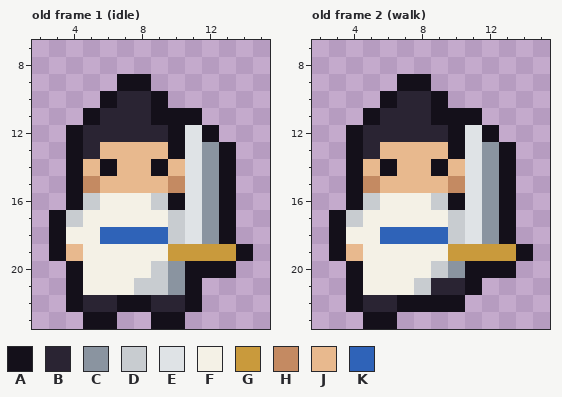
Pixel-art file -- art/bodies/orthodox.aseprite. The picture above was drawn from the file before the commit.
16x24 pixels, 22 frames. Shown: old frame 1 (idle): x 2..15, y 7..23; old frame 2 (walk): x 2..15, y 7..23. The commit also changed other frames, which this record leaves out.
Palette (. is transparent): A #14101a  B #2a2433  C #8a94a0  D #c8ccd0  E #dfe3e6  F #f4f1e6  G #c99a3c  H #c48a62  J #e8b98e  K #2f63b8
Pixels before, old frame 1 (idle), first column x 3:
 9 ....AA......
10 ...ABBA.....
11 ..ABBBAAA...
12 .ABBBBBAEA..
13 .ABJJJJAECA.
14 .AJAJJAJECA.
15 .AHJJJJHECA.
16 .ADFFFDAECA.
17 ADFFFFFDECA.
18 AFFKKKKDECA.
19 AJFFFFFGGGGA
20 .AFFFFDCAAA.
21 .AFFFDDCA...
22 .ABBAABBA...
23 ..AA..AA....
Pixels before, old frame 2 (walk), first column x 3:
 9 ....AA......
10 ...ABBA.....
11 ..ABBBAAA...
12 .ABBBBBAEA..
13 .ABJJJJAECA.
14 .AJAJJAJECA.
15 .AHJJJJHECA.
16 .ADFFFDAECA.
17 ADFFFFFDECA.
18 AFFKKKKDECA.
19 AJFFFFFGGGGA
20 .AFFFFDCAAA.
21 .AFFFDBBA...
22 .ABBAAAA....
23 ..AA........
And afterwards:
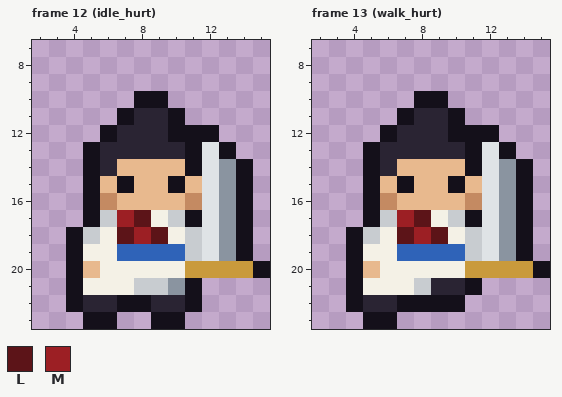
Colours new in this view: L #5c1418  M #9c1f24
A new or re-ordered frame is compared with the old frame closest to it.
The exact change:
frames 22 -> 42
Changed rows in their new state; - is an unchanged pixel.
Frame 12 (idle_hurt) is new; against old frame 1 (idle):
first column x 3:
 9 ----..-------
10 ---..A-------
11 --..A-B-.----
12 -..A----A----
13 -.ABBBBBAE---
14 -.AB--J-AECA-
15 -.A-A--AJECA-
16 -.AHJJJJHECA-
17 ..ADML--AECA-
18 .ADFLMLFDECA-
19 .A--KKKKDEC--
20 --J---FFGGGGA
Frame 13 (walk_hurt) is new; against old frame 2 (walk): the same change as frame 12 (idle_hurt)
Changed places in both pictures, as pixel boxes (x1, y1, x2, y2):
changed: (49, 74, 270, 278)
changed: (329, 74, 550, 278)
